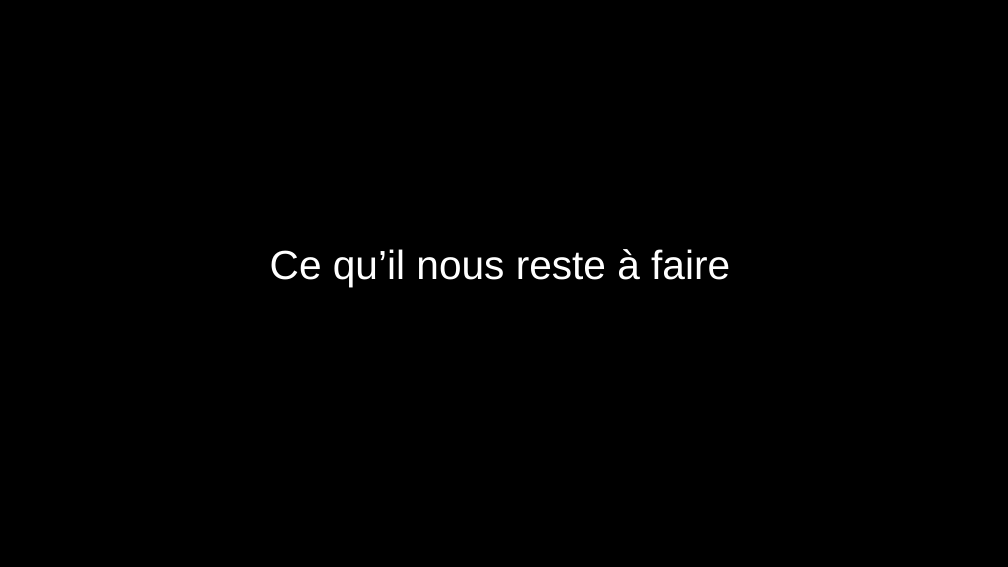
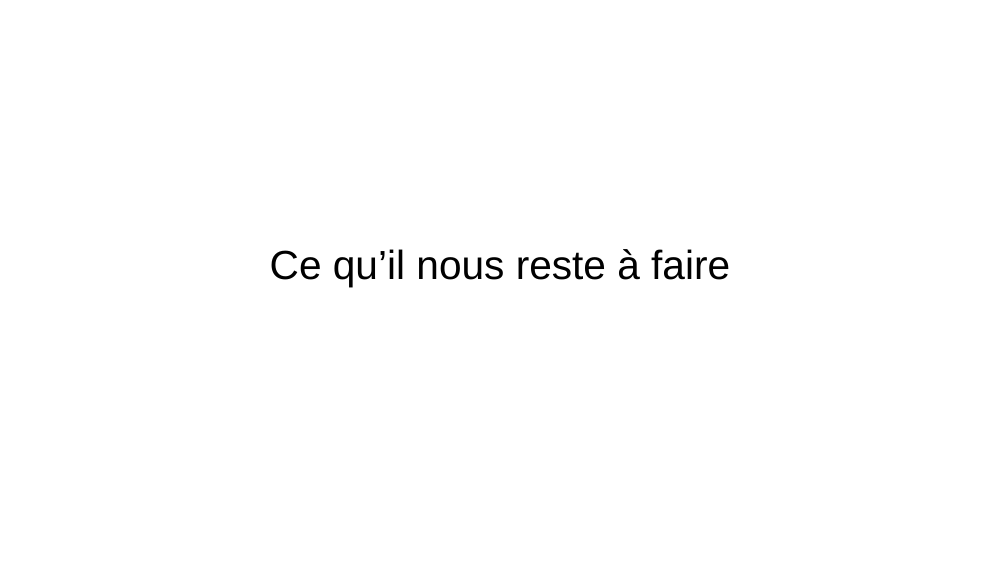
Before and after one commit to Gabin221/Tracking-BLE-documents, a slide deck: slide 17 of Revues/Revues1/presentation_yahya_andrea_gabin.odp (slide 19 before the commit). Drawn at 1008x567 pixels with LibreOffice and Linux fonts; fonts in the diff are those of the drawing. Boxes give left, top, right and bottom in pixels: in the first picture for what was removed or moved away, otherwise in the second. Text is boxed around its words. In the diff, an @@ line names an element or a change of style, - is before the commit and + after.

```diff
--- a/Revues/Revues1/presentation_yahya_andrea_gabin.odp
+++ b/Revues/Revues1/presentation_yahya_andrea_gabin.odp
@@ background #000000 to #FFFFFF @@
@@ title "Ce qu’il nous reste à ..." at <box>270,249,730,287</box>: text colour #FFFFFF to #000000 @@
```
Also in this commit, not shown: 19 other slides changed, 2 slides removed, 1 other file.
